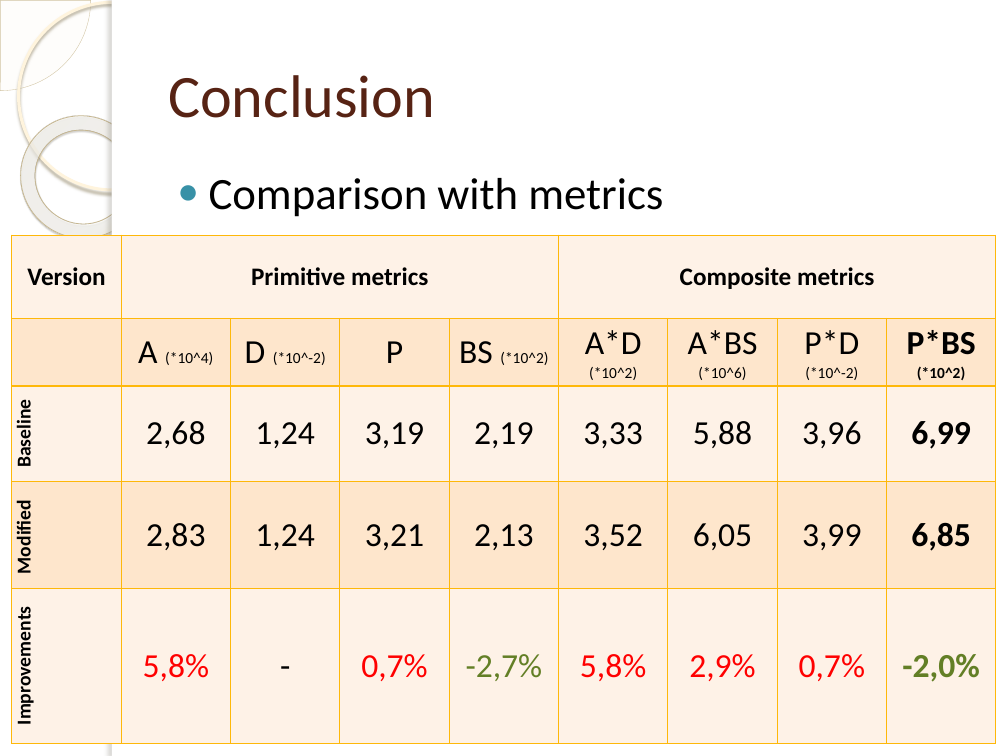
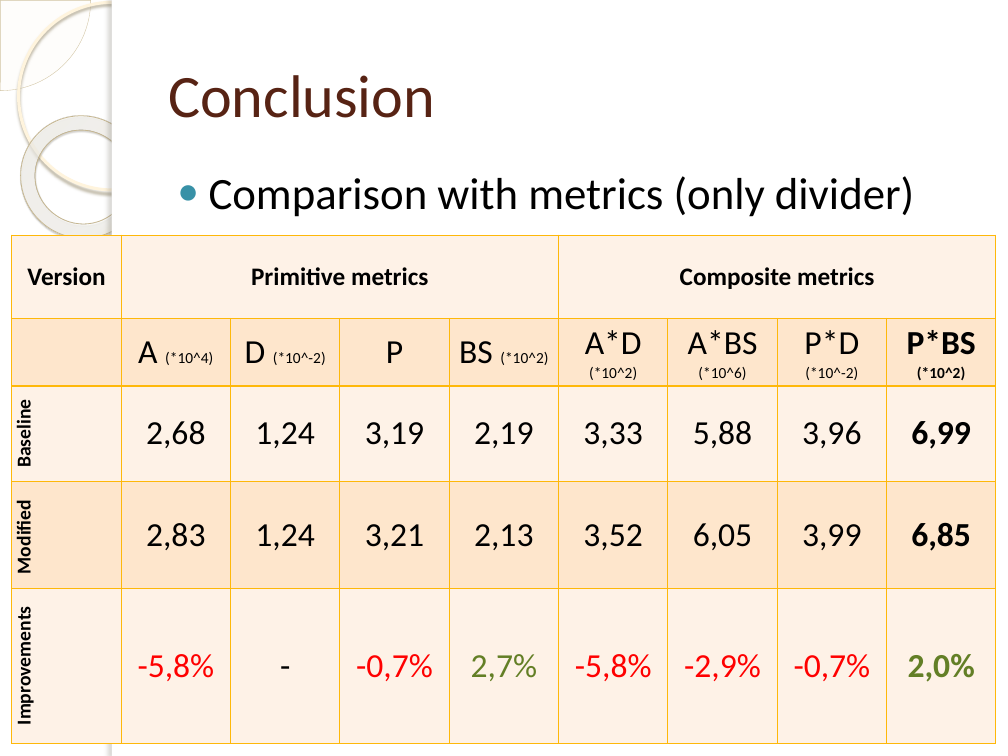
Before and after one commit to hdantas/leon3-processor, a slide deck: slide 11 of Presentation/presentation.pptx. Drawn at 1008x756 pixels with LibreOffice and Linux fonts; fonts in the diff are those of the drawing; background and template pictures are left out. Boxes give left, top, right and bottom in pixels: in the first picture for what was removed or moved away, otherwise in the second. Text is boxed around its words. In the diff, an @@ line names an element or a change of style, - is before the commit and + after.

```diff
--- a/Presentation/presentation.pptx
+++ b/Presentation/presentation.pptx
@@ text at (209,176,914,217): text changed @@
-● Comparison with metrics
+● Comparison with metrics (only divider)
@@ table at (12,235,992,743) @@
-row 5: Improvements | 5,8% | - | 0,7% | -2,7% | 5,8% | 2,9% | 0,7% | -2,0%
+row 5: Improvements | -5,8% | - | -0,7% | 2,7% | -5,8% | -2,9% | -0,7% | 2,0%
```
Also in this commit, not shown: 2 other slides changed, 1 slide added, 2 other files.
